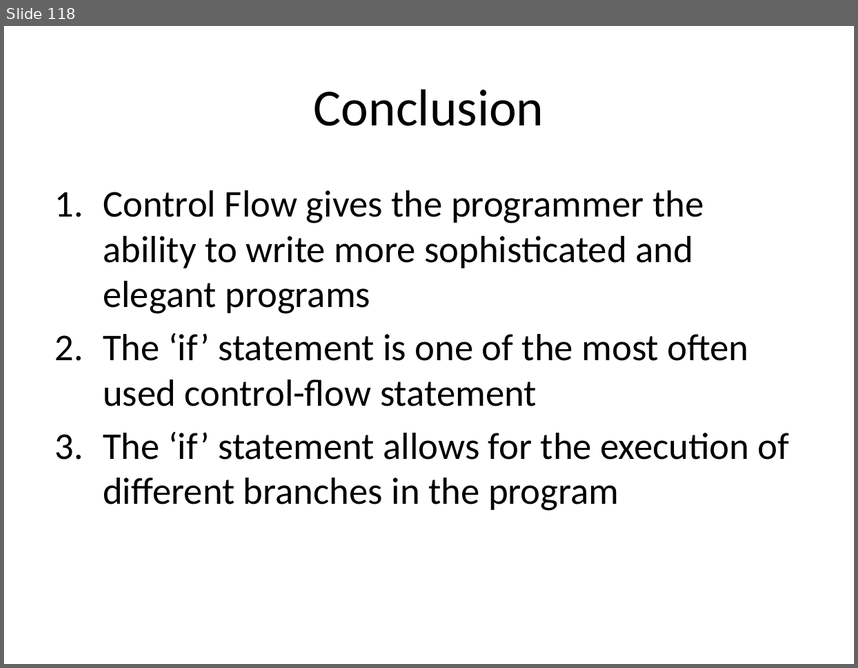
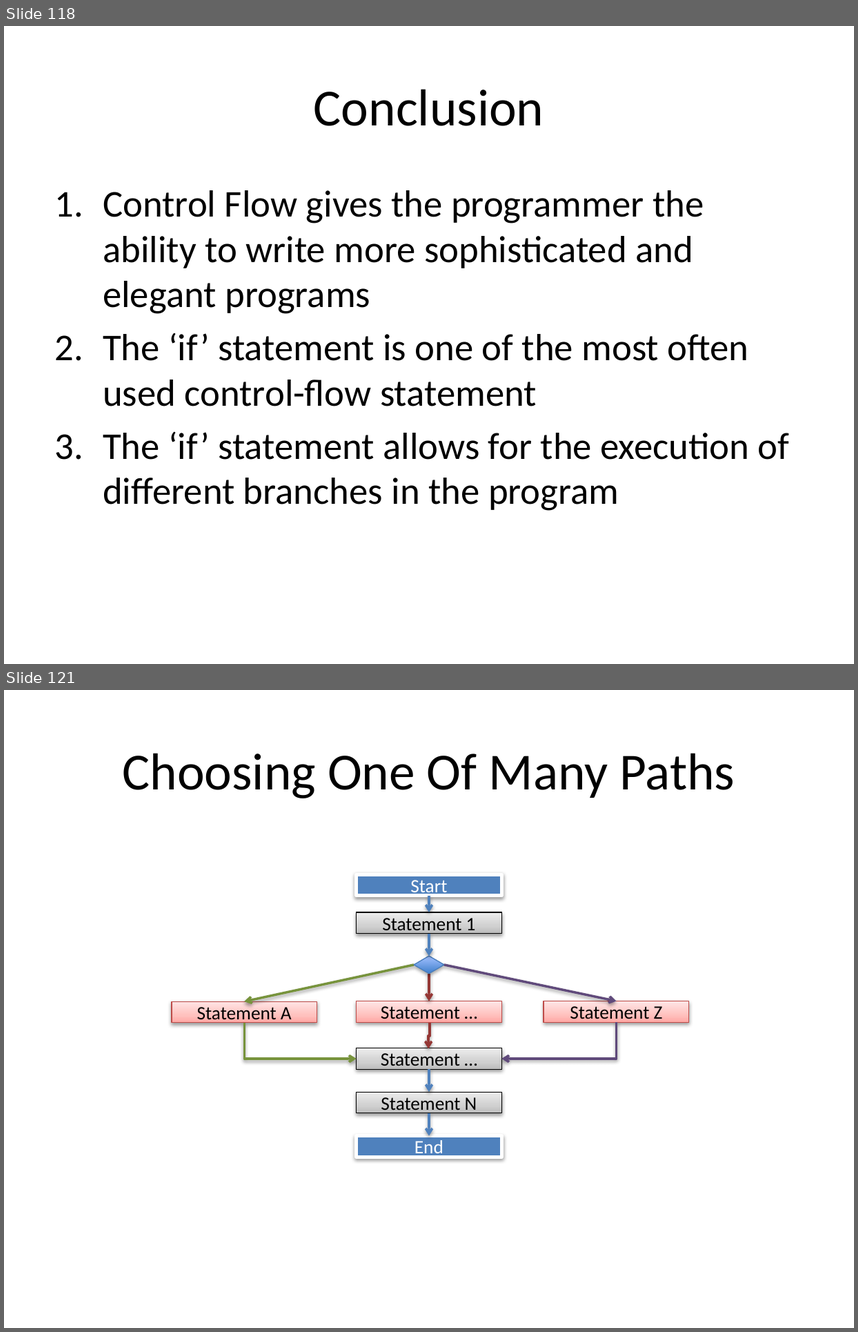
Before and after one commit to xiliax/web-programming-fundamentals, a slide deck: docs/learn-computer-programming.pptx. Shown one above the other, each under a label of ours: slide 118 before the commit, slides 118 and 121 after it; the slides between them are not shown. The pictures are 858x668 and 858x1332 pixels, drawn with LibreOffice and Linux fonts; fonts in the diff are those of the drawing. Boxes give left, top, right and bottom in pixels: in the first picture for what was removed or moved away, otherwise in the second. Text is boxed around its words. In the diff, an @@ line names an element or a change of style, - is before the commit and + after.

Commit message:
Updated document, slides and code example for c05s17 - JavaScript - Switch Statement

```diff
--- a/docs/learn-computer-programming.pptx
+++ b/docs/learn-computer-programming.pptx
@@ slide 121 added at [4, 690, 854, 1328], background #FFFFFF @@
@@ title added at [123, 753, 735, 798], 44 pt, text #000000 @@
+Choosing One Of Many Paths
@@ rectangle added at [357, 874, 502, 896], fill #4F81BD, outline #FFFFFF 3 pt, 16 pt, text #FFFFFF @@
+Start
@@ arrow added from (429, 896) to (429, 912), #4F81BD 2 pt @@
@@ rectangle added at [357, 912, 502, 933], fill gradient #BDBDBD to #D1D1D1 to #EEEEEE, outline #000000 0.75 pt, 16 pt, text #000000 @@
+Statement 1
@@ arrow added from (429, 933) to (429, 956), #4F81BD 2 pt @@
@@ diamond added at [414, 956, 444, 974], fill gradient #3F80CE to #A4C4FF, outline #4B7EBC 0.75 pt @@
@@ arrow added from (414, 965) to (245, 1001), #77933C 2 pt @@
@@ arrow added from (429, 973) to (429, 1001), #953735 2 pt @@
@@ arrow added from (444, 965) to (616, 1001), #604A7B 2 pt @@
@@ rectangle added at [172, 1001, 317, 1023], fill gradient #FFA6A5 to #FFC0BF to #FFE7E7, outline #BF4C48 0.75 pt, 16 pt, text #000000 @@
+Statement A
@@ rectangle added at [357, 1001, 502, 1023], fill gradient #FFA6A5 to #FFC0BF to #FFE7E7, outline #BF4C48 0.75 pt, 16 pt, text #000000 @@
+Statement …
@@ rectangle added at [544, 1001, 689, 1023], fill gradient #FFA6A5 to #FFC0BF to #FFE7E7, outline #BF4C48 0.75 pt, 16 pt, text #000000 @@
+Statement Z
@@ elbow arrow added from (245, 1023) to (357, 1058), #77933C 2 pt @@
@@ elbow arrow added from (430, 1023) to (428, 1049), #953735 2 pt @@
@@ elbow arrow added from (616, 1023) to (501, 1058), #604A7B 2 pt @@
@@ rectangle added at [357, 1048, 502, 1069], fill gradient #BDBDBD to #D1D1D1 to #EEEEEE, outline #000000 0.75 pt, 16 pt, text #000000 @@
+Statement …
@@ arrow added from (429, 1069) to (429, 1092), #4F81BD 2 pt @@
@@ rectangle added at [357, 1092, 502, 1114], fill gradient #BDBDBD to #D1D1D1 to #EEEEEE, outline #000000 0.75 pt, 16 pt, text #000000 @@
+Statement N
@@ arrow added from (429, 1112) to (429, 1136), #4F81BD 2 pt @@
@@ rectangle added at [357, 1136, 502, 1156], fill #4F81BD, outline #FFFFFF 3 pt, 16 pt, text #FFFFFF @@
+End
```
Also in this commit, not shown: 1 slide changed, 6 other slides added, 12 other files.
